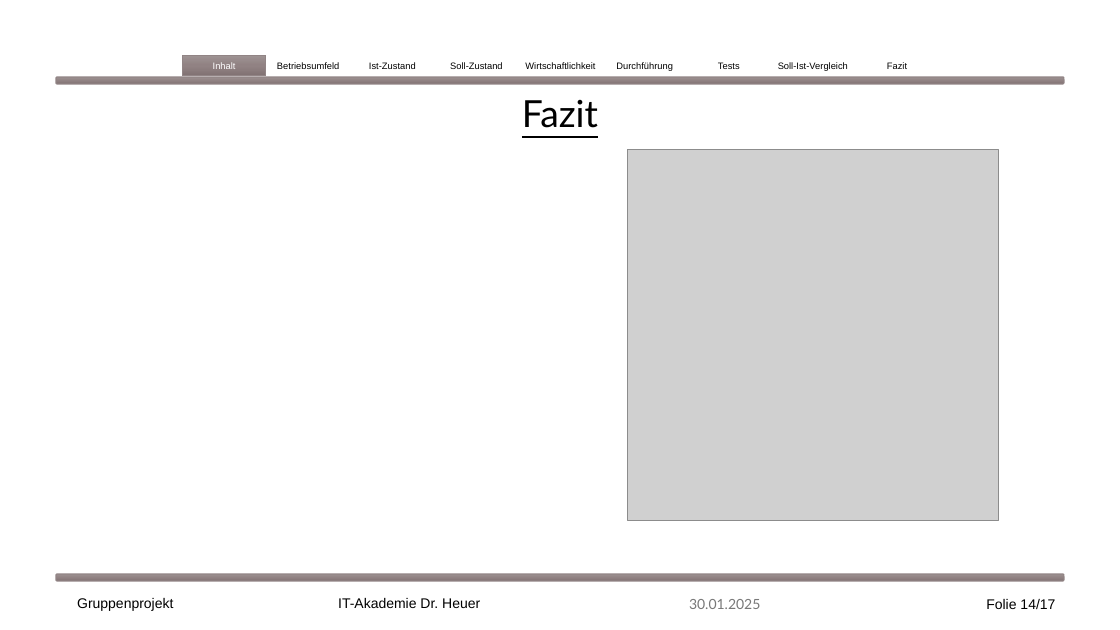
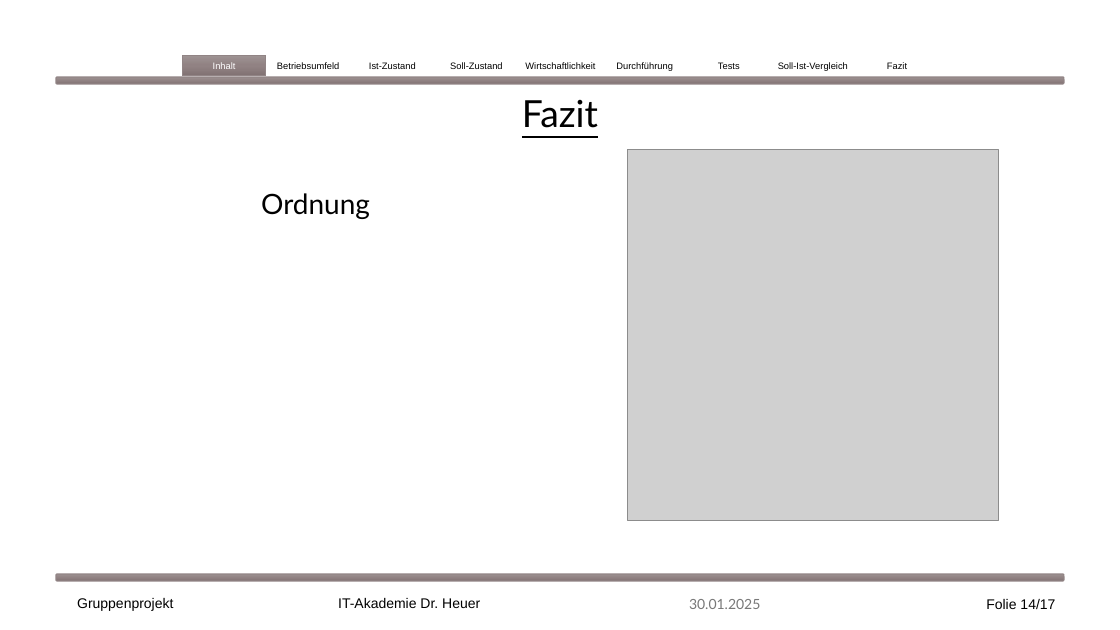
Before and after one commit to EkaterinaShmeleva/MediaManagementSystem, a slide deck: slide 14 of Medienverwaltungsdatenbank Gruppe1.pptx. Drawn at 1120x630 pixels with LibreOffice and Linux fonts; fonts in the diff are those of the drawing; grey boxes stand for pictures. Boxes give left, top, right and bottom in pixels: in the first picture for what was removed or moved away, otherwise in the second. Text is boxed around its words. In the diff, an @@ line names an element or a change of style, - is before the commit and + after.

```diff
--- a/Medienverwaltungsdatenbank Gruppe1.pptx
+++ b/Medienverwaltungsdatenbank Gruppe1.pptx
@@ text added at (x1=261, y1=193, x2=370, y2=219), 24 pt, text #000000 @@
+Ordnung
```
Also in this commit, not shown: 1 other slide changed.
